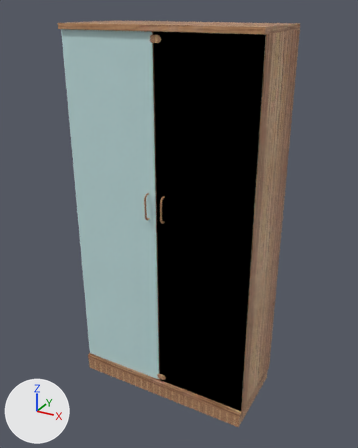
Before and after pictures for a commit that changed the FBX model Assets/Meshes/Baseline/baseline_5OH_45x100_wooden_shelves_satinato_finala.fbx.
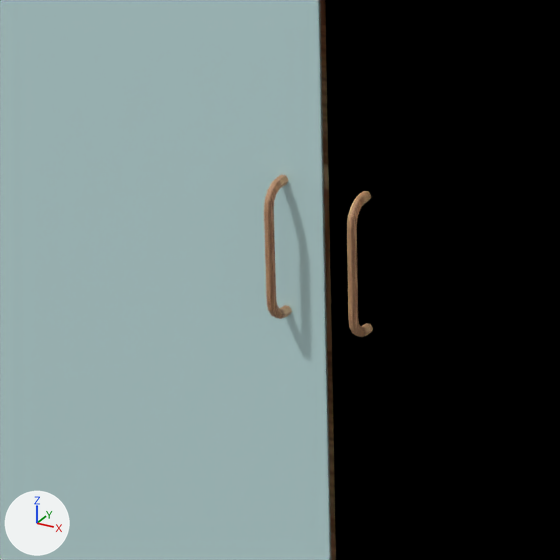
Old and new are each drawn whole from a 50 mm camera at (1.72, -5.92, 5.17) aimed at (-1.23, -0.57, 2.49) and again close up on the part from 26% to 56% of the width and 36% to 59% of the height. Lighting does not change. The marker at lower left points along +X, +Y and +Z. Where no turn or scale is listed for an object, it has been applied to the vertices.

The first close-up shows 'drewno2_mesh', 'drewno_mesh', 'metal_mesh', 'metal_mesh.001', 'szklo_mesh', 'szklo_mesh.001'.
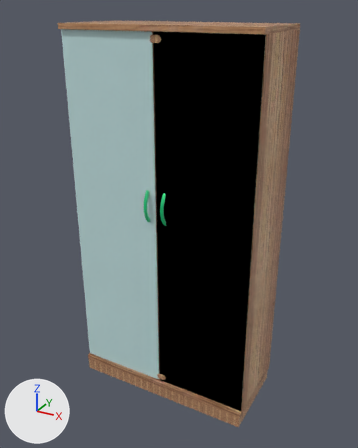
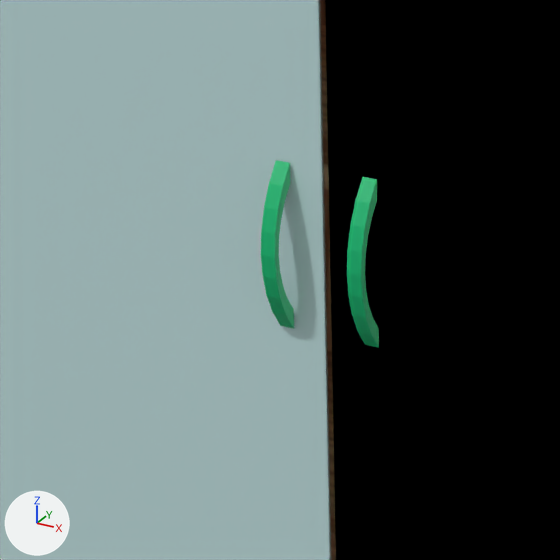
Pixel boxes [x1, y1, x2, y2] of what changed, in the close-ups (560 x 560 px):
'handel_prawy', added (green)
    after: [347, 177, 379, 348]
'handel_lewy', added (green)
    after: [261, 160, 294, 329]
'metal_mesh.001', deleted
    before: [347, 191, 373, 337]
'metal_mesh', moved (not visible afterwards)
    before: [264, 175, 292, 319]

The edits, one by one:
Material 'phong3' (mat_phong3) is new.
Its base color is (0.0, 0.5, 0.173) (green #00bc73).
Its roughness is 0.553.
Mesh me_mesh_005_1 is new.
It has 36 vertices, 64 faces and spans x -1.389..-1.351, y -1.22..-1.144, z 1.227..1.647.
It uses material mat_phong3 (green #00bc73).
Object 'metal_mesh.001' (ob_metal_mesh_001) is deleted.
Object 'metal_mesh' (ob_metal_mesh) now shows me_mesh_007 instead of me_mesh_003.
In object 'metal_mesh' (ob_metal_mesh), parent goes from ob_movablel to ob_baseline_5oh_door_combined3.
Object 'handel_prawy' (ob_handel_prawy) is new; it shows me_mesh_005_1.
Its location is (0.237, 0.043, 1.467).
Object 'handel_lewy' (ob_handel_lewy) is new; it shows a copy of me_mesh_005_1.
Its location is (0.004, 0.043, 1.467).
